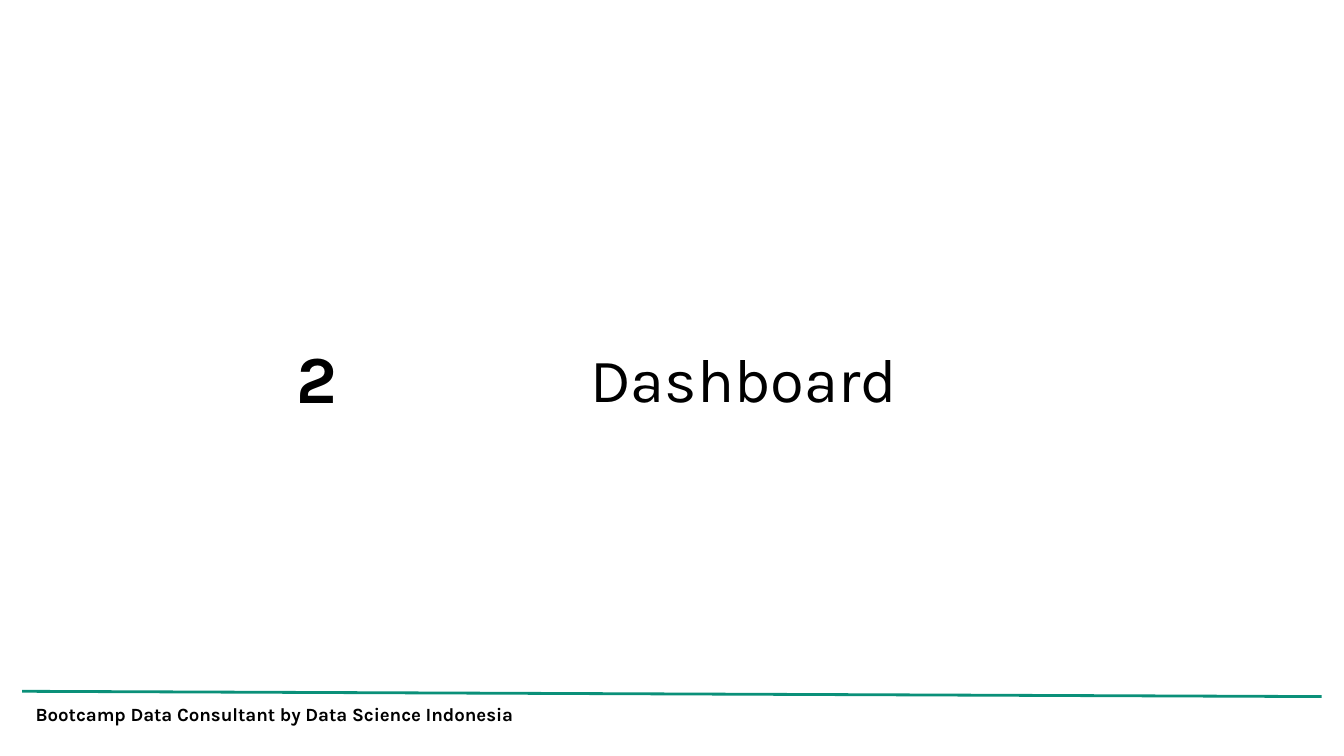
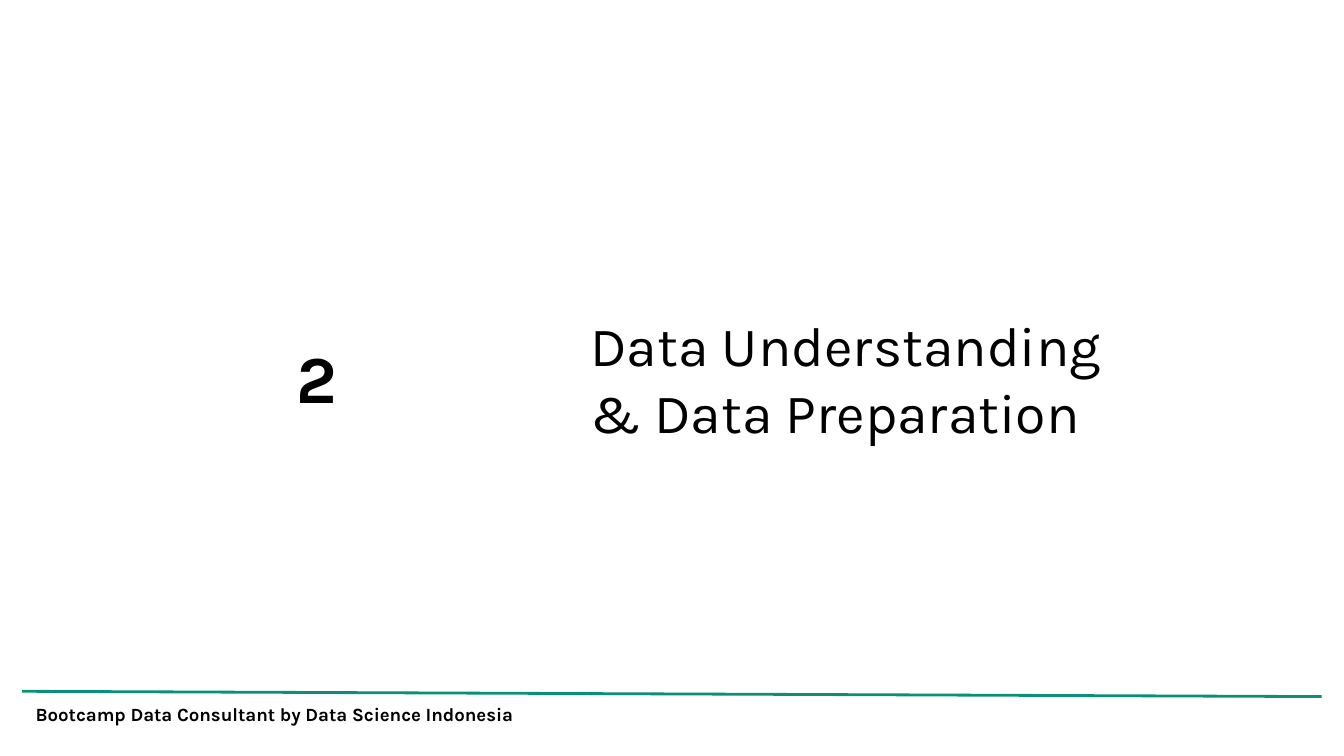
Before and after one commit to fachrulghiffari/DSLS-2023, a slide deck: slide 6 of Mini Project, Data Science/DS - Muhammad Fachrul Ghiffari.pptx (slide 5 before the commit). Drawn at 1344x756 pixels with LibreOffice and Linux fonts; fonts in the diff are those of the drawing; background and template pictures are left out. Boxes give left, top, right and bottom in pixels: in the first picture for what was removed or moved away, otherwise in the second. Text is boxed around its words. In the diff, an @@ line names an element or a change of style, - is before the commit and + after.

```diff
--- a/Mini Project, Data Science/DS - Muhammad Fachrul Ghiffari.pptx
+++ b/Mini Project, Data Science/DS - Muhammad Fachrul Ghiffari.pptx
@@ title at (590,328,1101,446): text changed; size 33 to 29.7 pt @@
-Dashboard
+Data Understanding
+& Data Preparation
```
Also in this commit, not shown: 4 other slides changed, 18 slides added, 14 slides removed.
